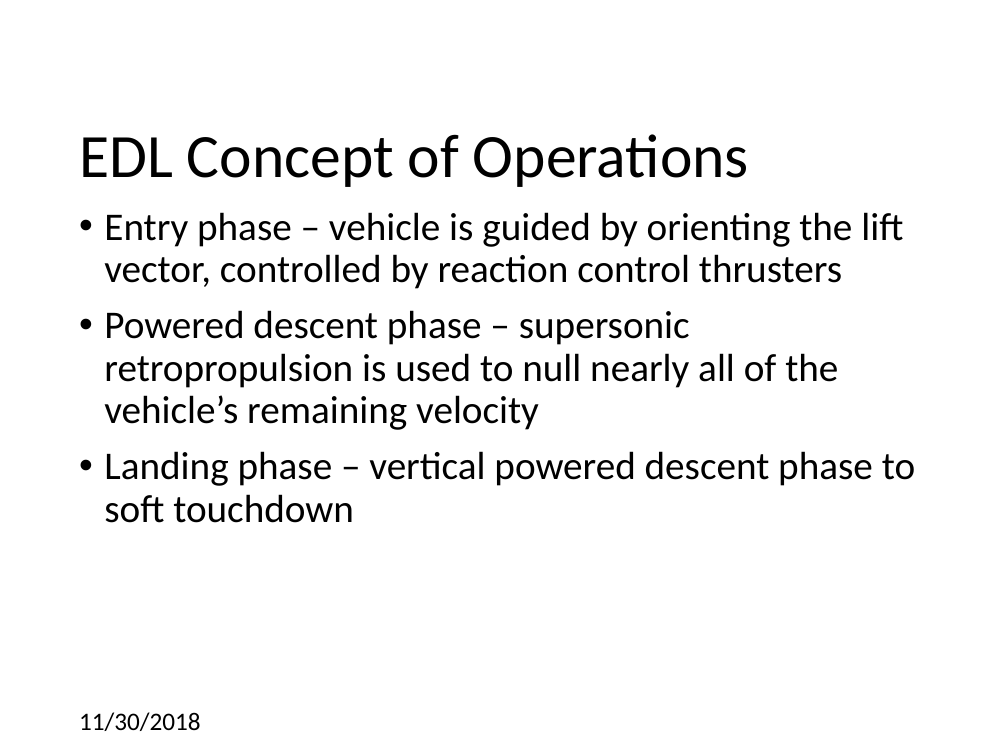
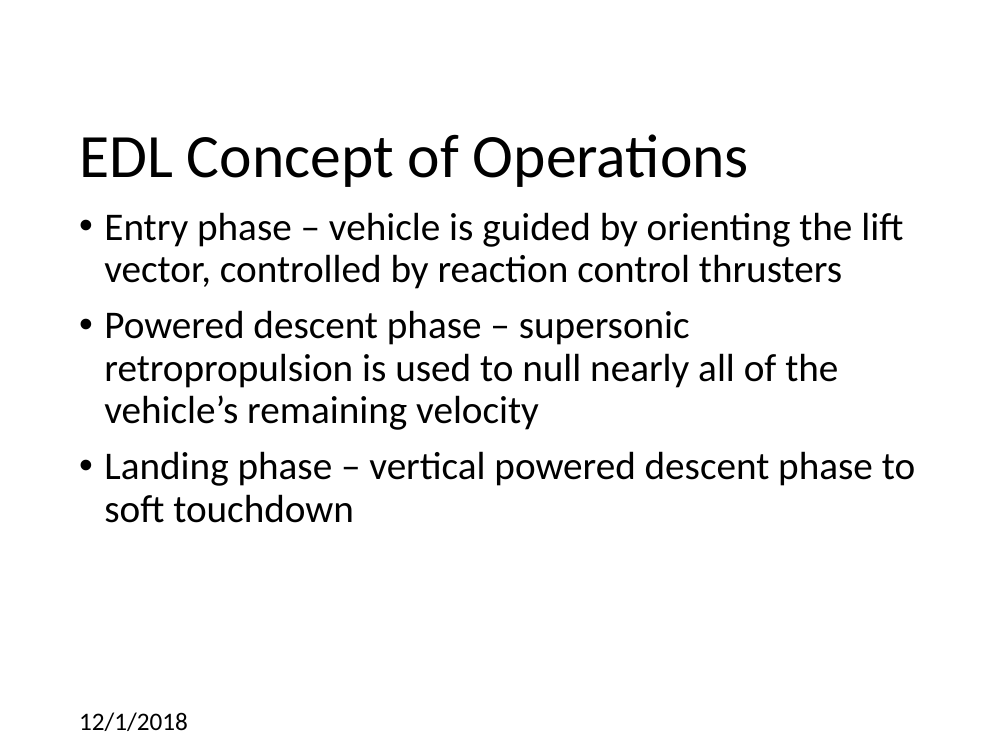
Before and after one commit to CDNoyes/EDL-Py, a slide deck: slide 4 of Documents/Qual Exam.pptx. Drawn at 1008x756 pixels with LibreOffice and Linux fonts; fonts in the diff are those of the drawing; background and template pictures are left out. Boxes give left, top, right and bottom in pixels: in the first picture for what was removed or moved away, otherwise in the second. Text is boxed around its words. In the diff, an @@ line names an element or a change of style, - is before the commit and + after.

```diff
--- a/Documents/Qual Exam.pptx
+++ b/Documents/Qual Exam.pptx
@@ text at <box>79,712,188,731</box>: text changed @@
-11/30/2018
+12/1/2018
```
Also in this commit, not shown: 32 other slides changed, 2 slides added.
